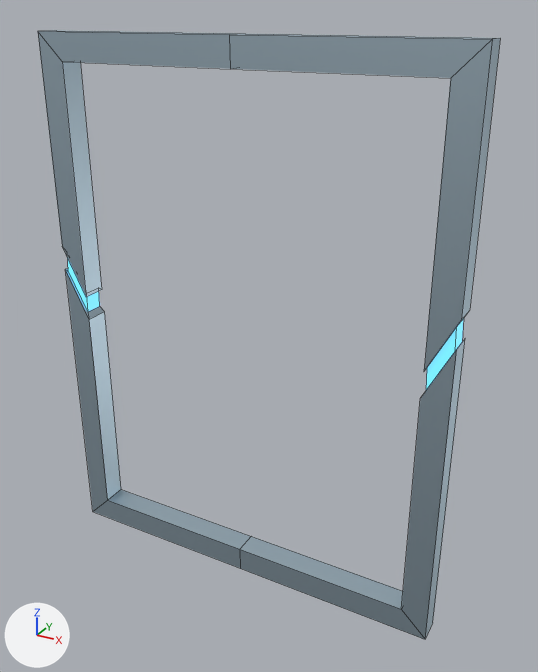
The FBX model SporeFall/Assets/Tutorial/Assets/Building/PictureFrame.fbx, before and after one commit.
Camera for both pictures: a camera (50 mm lens) standing at (1.88, -3.2, 1.61) and looking at (0.1, 0.04, -0.01). The axes (+X, +Y, +Z) are drawn at lower left. The lights are the same throughout. Mesh edges are drawn as thin lines. Where no turn or scale is listed for an object, it has been applied to the vertices.
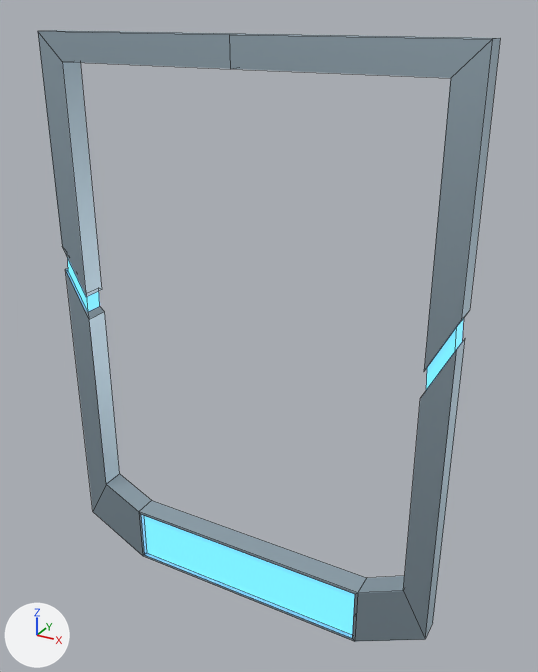
Pixel boxes [x1, y1, x2, y2] of what changed, in the pictures (538 x 672 px):
'Plane', reshaped: before [38, 30, 500, 639]; after [38, 30, 500, 642]
part 1 of me_plane_001, built on: before [65, 269, 457, 639]; after [65, 269, 457, 642]

The change, as a list of edits to the scene's bpy script:
```text
Change me_plane_001:
    used by ob_plane; location = (0.0, 0.0, 0.0)
    remove me_plane_001.from_pydata(...)  # 56 vertices, 42 faces; spans x -1.16..1.16, y -0.14..0.0, z -1.51..1.51
    add me_plane_001.from_pydata(...)  # 68 vertices, 53 faces; spans x -1.16..1.16, y -0.14..0.0, z -1.72..1.51
    me_plane_001 part 1
    4 vertices are removed from x 0.0, y -0.14..0.0, z -1.51..-1.36
    6 faces are deleted
    4 vertices in x -1.01..1.01, y -0.14..0.0, z -1.36 move by (0.0, 0.0, 0.13)
    16 vertices are added at x -0.76..0.76, y -0.14..0.0, z -1.72..-1.36
    16 new faces join them, mat_metalic (light grey #bed3df)
    1 new face joins them, mat_energy (cyan #00a4c1)
```
